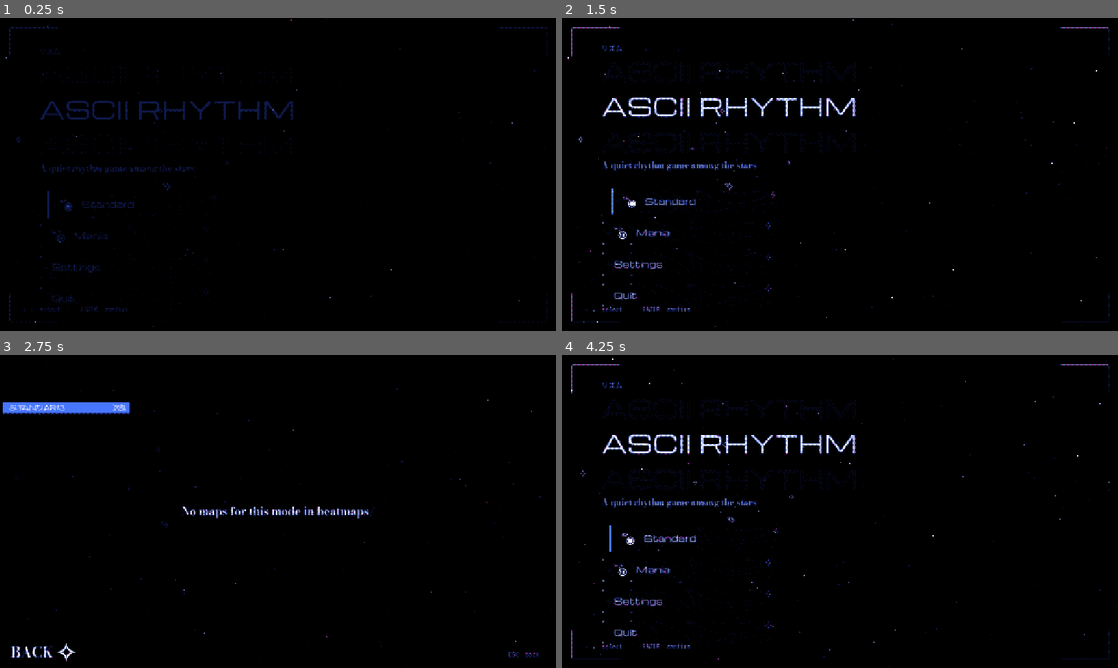
Above: before the commit, frames 1-4 (two rows, left to right).
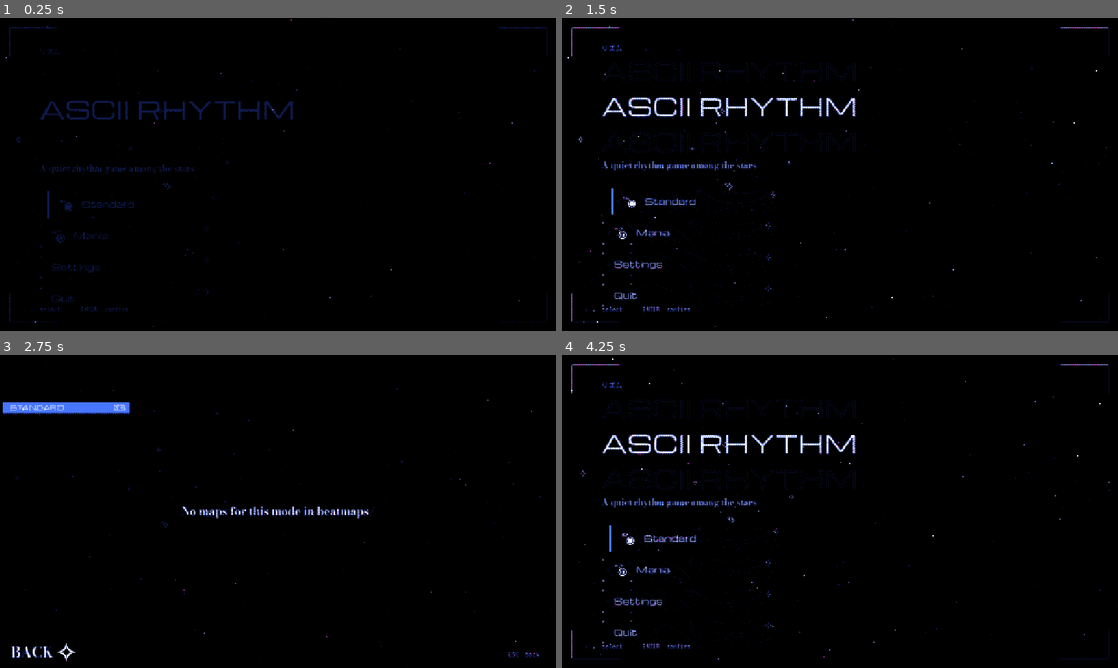
Above: after the commit, the same moments.

Repository: waspflannel/ascii-rhythm
Game: Godot game, scene res://scenes/main.tscn
Two runs of this game, one before a commit and one after it. Both use one fixed random seed, a clock stepped at 60 frames per second and the inputs below.
Inputs (mouse positions are in pixels of both pictures, inside the frame that each line leads up to):
- Up to frame 1 (0.25 s): no input
- Up to frame 2 (1.5 s): tap Enter at 0.5 s; move the mouse to (962, 158) at 0.52 s; hold Right (ui_right) 0.53-1.28 s; tap F at 0.6 s; click (962, 158) at 0.67 s; tap Space at 0.77 s; move the mouse to (728, 190) at 1.27 s; hold S from 1.28 s (still down); tap J at 1.35 s; click (728, 190) at 1.42 s
- Up to frame 3 (2.75 s): tap Space at 1.52 s; move the mouse to (333, 442) at 2.02 s; release S at 2.03 s; hold Right (ui_right) from 2.03 s (still down); tap K at 2.1 s; click (333, 442) at 2.17 s
- Up to frame 4 (4.25 s): move the mouse to (812, 574) at 2.77 s; release Right (ui_right) at 2.78 s; hold W 2.78-3.5 s; tap L at 2.85 s; click (812, 574) at 2.92 s; tap Space at 3.02 s; click "BACK" at 3.5 s

The runs differ from the first frame. In frame 1, 1.0% of the frame differs, in the area x 1-99%, y 0-98%; in frame 2, 1.8%, in the area x 1-99%, y 0-99%; in frame 3, 0.4%; in frame 4, 1.8%.

Commit message:
Dither filter carousel in settings
Settings gets a Filter row that steps through seven screen filters,
strongest first: bayer (the original), soft bayer (new default),
scanlines, noise, flat, grain and off. The screen redraws through each
one as you step, and the choice is saved to settings.cfg as
dither/filter. Clicking the left or right half of a choice now steps
back or forward.

The dither shader gains a noise pattern, a strength that thins the
dither down to flat palette bands, scanlines, film grain and an off
switch; palettes, fades and the beat pulse work with every filter.
The file-only pixel_scale and matrix_size settings fold into the
filters.

Co-Authored-By: Claude Opus 5.5 <noreply@anthropic.com>

Diff:
--- a/scripts/core/main.gd
+++ b/scripts/core/main.gd
@@ -26,22 +26,26 @@
 
 func _ready() -> void:
 	# MapTheme loads the dither palette.
-	_dither.set_shader_parameter("matrix_size", Settings.get_value("dither", "matrix_size"))
-	_apply_pixel_scale()
-	get_window().size_changed.connect(_apply_pixel_scale)
+	_apply_filter()
+	get_window().size_changed.connect(_apply_filter)
+	Settings.dither_changed.connect(_apply_filter)
 	_connect_menu($Screen/Viewport/MainMenu)
 	_dither.set_shader_parameter("brightness", 0.0)
 	_fade = create_tween()
 	_fade.tween_property(_dither, "shader_parameter/brightness", 1.0, 0.6)
 
 
-## The dither works in window pixels, so its cells grow with the window to keep the same
-## look at 1280x720, 1920x1080 and fullscreen.
-func _apply_pixel_scale() -> void:
+## Loads the Settings dither/filter into the shader. The dither works in window pixels, so
+## its cells grow with the window to keep the same look at 1280x720, 1920x1080 and
+## fullscreen.
+func _apply_filter() -> void:
+	var chosen := str(Settings.get_value("dither", "filter"))
+	var filter: Dictionary = Palette.FILTER_BASE.merged(Palette.FILTERS.get(chosen, {}), true)
 	var window := Vector2(get_window().size)
 	var scale_factor := minf(window.x / LAYOUT_SIZE.x, window.y / LAYOUT_SIZE.y)
-	var cell := maxf(1.0, roundf(float(Settings.get_value("dither", "pixel_scale")) * scale_factor))
-	_dither.set_shader_parameter("pixel_scale", cell)
+	filter["pixel_scale"] = maxf(1.0, roundf(filter["pixel_scale"] * scale_factor))
+	for parameter: String in filter:
+		_dither.set_shader_parameter(parameter, filter[parameter])
 
 
 func _connect_menu(menu: Control) -> void:
--- a/scripts/core/map_theme.gd
+++ b/scripts/core/map_theme.gd
@@ -50,6 +50,7 @@
 			if box:
 				_track(box, "bg_color")
 				_track(box, "border_color")
+	Settings.dither_changed.connect(apply_palette)
 	apply_palette()
 
 
--- a/scripts/core/palette.gd
+++ b/scripts/core/palette.gd
@@ -1,7 +1,8 @@
 class_name Palette
 extends RefCounted
 ## The game's colours: the Neptune skin's black, royal blue and white, plus the dither
-## palettes the screen can be reduced to (Settings dither/palette).
+## palettes the screen can be reduced to (Settings dither/palette) and the screen filters
+## that reduce it (Settings dither/filter).
 
 const BLACK := Color(0.0, 0.0, 0.0)
 const DEEP := Color(0.02, 0.03, 0.1)
@@ -32,3 +33,23 @@
 	"neptune": [BLACK, DEEP, NAVY, INDIGO, BLUE, SKY, WHITE, GREY, CRIMSON, CYAN, MAGENTA, YELLOW, GOLD, PLUM],
 	"crimson": [BLACK, Color(0.22, 0.02, 0.04), Color(0.6, 0.06, 0.08), Color(0.92, 0.22, 0.22), Color(0.86, 0.83, 0.8)],
 }
+
+## dither.gdshader parameters every screen filter starts from: the original full Bayer
+## dither. pixel_scale is the cell size at 1280x720; main.gd grows it with the window.
+const FILTER_BASE := {
+	"quantize": true, "pattern": 0, "matrix_size": 4, "pixel_scale": 3,
+	"strength": 1.0, "scanlines": 0.0, "grain": 0.0,
+}
+## Screen filters by Settings name, strongest first, as the settings carousel steps
+## through them. Each overrides FILTER_BASE; an unknown name gets FILTER_BASE as is.
+const FILTERS := {
+	"bayer": {},
+	"soft bayer": {"matrix_size": 8, "pixel_scale": 2, "strength": 0.6},
+	"scanlines": {"pixel_scale": 2, "strength": 0.4, "scanlines": 0.2},
+	"noise": {"pattern": 1, "pixel_scale": 2, "strength": 0.5},
+	## Palette colours only, in flat bands.
+	"flat": {"strength": 0.0},
+	## The screen's own colours under a light film grain.
+	"grain": {"quantize": false, "grain": 0.06},
+	"off": {"quantize": false},
+}
--- a/scripts/core/settings.gd
+++ b/scripts/core/settings.gd
@@ -2,15 +2,17 @@
 ## User preferences, persisted to user://settings.cfg.
 
 signal audio_changed
+## Emitted after a dither setting changes, so the screen filter and palette reload.
+signal dither_changed
 
 const PATH := "user://settings.cfg"
 const DEFAULTS := {
 	## volume is the master volume; music and sfx scale their buses under it, all 0 to 1.
 	"audio": {"offset_ms": 0, "volume": 1.0, "music_volume": 1.0, "sfx_volume": 1.0},
-	## palette: a Palette.DITHER name ("neptune", "crimson") or "rgb" for per-channel
-	## dithering. pixel_scale is the cell size at 1280x720; it grows with the window.
-	## beat_pulse nudges the brightness on each beat during play.
-	"dither": {"pixel_scale": 3, "matrix_size": 4, "palette": "neptune", "beat_pulse": true},
+	## filter: a Palette.FILTERS name. palette: a Palette.DITHER name ("neptune",
+	## "crimson") or "rgb" for per-channel dithering. beat_pulse nudges the brightness on
+	## each beat during play.
+	"dither": {"filter": "soft bayer", "palette": "neptune", "beat_pulse": true},
 	## osu!lazer-style scroll speed, 1 to 40; F3 and F4 change it in game.
 	"mania": {"scroll_speed": 20},
 	## The last map selected in song select, so mode select shows its art on the next
--- a/scripts/ui/settings_screen.gd
+++ b/scripts/ui/settings_screen.gd
@@ -26,6 +26,7 @@
 	_section("MANIA")
 	_slider("Scroll speed", "mania", "scroll_speed", 1, 40, 1.0, "%d")
 	_section("DITHER")
+	_choice("Filter", "dither", "filter", Palette.FILTERS.keys())
 	_choice("Palette", "dither", "palette", PALETTES)
 	_choice("Beat pulse", "dither", "beat_pulse", [true, false])
 	# Ctrl + wheel changes the master volume on this screen too.
@@ -96,8 +97,10 @@
 	return slider
 
 
-## Adds a button that steps through options: Enter or click for the next, or the left and
-## right arrows like the sliders. True and false show as ON and OFF.
+## Adds a button that steps through options: Enter for the next, a click on the left or
+## right half for the previous or next, or the left and right arrows like the sliders.
+## The screen redraws through the new dither setting straight away. True and false show
+## as ON and OFF.
 func _choice(caption: String, section: String, key: String, options: Array) -> void:
 	var button := Button.new()
 	_row(caption, button)
@@ -111,11 +114,17 @@
 		var at := options.find(Settings.get_value(section, key))
 		Settings.set_value(section, key, options[posmod(at + by, options.size())])
 		Settings.save_settings()
-		MapTheme.apply_palette()
+		Settings.dither_changed.emit()
 		refresh.call()
 	refresh.call()
 	button.pressed.connect(step.bind(1))
 	button.gui_input.connect(func(event: InputEvent) -> void:
-		if event.is_action_pressed("ui_left") or event.is_action_pressed("ui_right"):
+		var click := event as InputEventMouseButton
+		if click and click.button_index == MOUSE_BUTTON_LEFT:
+			# Clicks step here, not through pressed, so each half steps its own way.
+			button.accept_event()
+			if click.pressed:
+				step.call(-1 if click.position.x < button.size.x / 2.0 else 1)
+		elif event.is_action_pressed("ui_left") or event.is_action_pressed("ui_right"):
 			button.accept_event()
 			step.call(-1 if event.is_action_pressed("ui_left") else 1))
--- a/shaders/dither.gdshader
+++ b/shaders/dither.gdshader
@@ -1,6 +1,7 @@
 shader_type canvas_item;
 
-// Ordered (Bayer) dithering of the whole screen, either to a palette or per colour channel.
+// Dithering of the whole screen, either to a palette or per colour channel. The screen
+// filter (Palette.FILTERS) sets the pattern, strength, cell size and extras.
 // Levels per channel when no palette is set.
 uniform int color_levels : hint_range(2, 16) = 4;
 // Values are rounded to a supported Bayer matrix size: 2, 4, or 8.
@@ -10,6 +11,18 @@
 // How many entries of palette are used; 0 dithers each channel to color_levels instead.
 uniform int palette_size : hint_range(0, 16) = 0;
 uniform vec3 palette[16];
+// Off shows the screen's own colours, with no palette or levels.
+uniform bool quantize = true;
+// 0 is an ordered Bayer pattern, 1 is a noise pattern (interleaved gradient noise).
+uniform int pattern : hint_range(0, 1) = 0;
+// How far the pattern spreads around the nearest colour: 1 is a full dither, 0 snaps each
+// pixel to its nearest colour (flat bands). In between, only colours far from both
+// neighbours get dots, so the dither thins out.
+uniform float strength : hint_range(0.0, 1.0) = 1.0;
+// How much every other cell row darkens.
+uniform float scanlines : hint_range(0.0, 1.0) = 0.0;
+// Film grain over the final colour, redrawn 24 times a second.
+uniform float grain : hint_range(0.0, 0.2) = 0.0;
 // Screen fade: 0 is black, 1 is full brightness.
 uniform float brightness = 1.0;
 // Beat pulse: extra brightness, eased out after each beat by the HUD.
@@ -27,8 +40,13 @@
     return (float(value) + 0.5) / float(n * n);
 }
 
-// Mixes the two palette colours nearest to c in a Bayer pattern. A colour that is in the
-// palette comes out solid, so black stays clean black.
+// Jimenez's interleaved gradient noise: an even, fine-grained threshold in 0 to 1.
+float noise(vec2 p) {
+    return fract(52.9829189 * fract(dot(p, vec2(0.06711056, 0.00583715))));
+}
+
+// Mixes the two palette colours nearest to c in the dither pattern. A colour that is in
+// the palette comes out solid, so black stays clean black.
 vec3 dither_palette(vec3 c, float threshold) {
     int nearest = 0;
     int second = 0;
@@ -58,14 +76,23 @@
 }
 
 void fragment() {
-    int size = matrix_size <= 2 ? 2 : (matrix_size <= 4 ? 4 : 8);
-    float threshold = bayer(ivec2(floor(FRAGCOORD.xy / max(pixel_scale, 1.0))), size);
+    vec2 cell = floor(FRAGCOORD.xy / max(pixel_scale, 1.0));
     // COLOR already includes the texture and CanvasItem modulation.
     vec3 c = clamp(COLOR.rgb * brightness * (1.0 + pulse), vec3(0.0), vec3(1.0));
-    if (palette_size > 0) {
-        COLOR.rgb = dither_palette(c, threshold);
-    } else {
-        float steps = float(max(color_levels - 1, 1));
-        COLOR.rgb = clamp(floor(c * steps + threshold) / steps, vec3(0.0), vec3(1.0));
+    if (quantize) {
+        int size = matrix_size <= 2 ? 2 : (matrix_size <= 4 ? 4 : 8);
+        float threshold = pattern == 1 ? noise(cell) : bayer(ivec2(cell), size);
+        threshold = 0.5 + (threshold - 0.5) * strength;
+        if (palette_size > 0) {
+            c = dither_palette(c, threshold);
+        } else {
+            float steps = float(max(color_levels - 1, 1));
+            c = clamp(floor(c * steps + threshold) / steps, vec3(0.0), vec3(1.0));
+        }
     }
+    c *= 1.0 - scanlines * mod(cell.y, 2.0);
+    if (grain > 0.0) {
+        c += (noise(FRAGCOORD.xy + floor(TIME * 24.0) * vec2(37.0, 17.0)) - 0.5) * grain * brightness;
+    }
+    COLOR.rgb = clamp(c, vec3(0.0), vec3(1.0));
 }
Not shown, changed: docs/DESIGN.md
